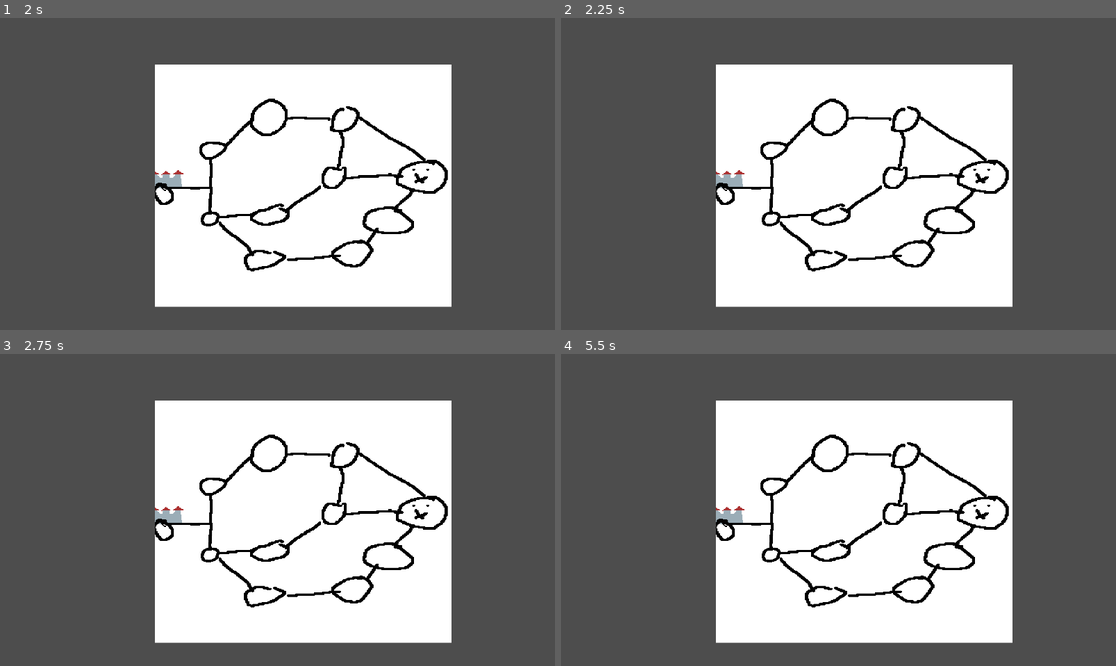
Above: before the commit, frames 1-4 (two rows, left to right).
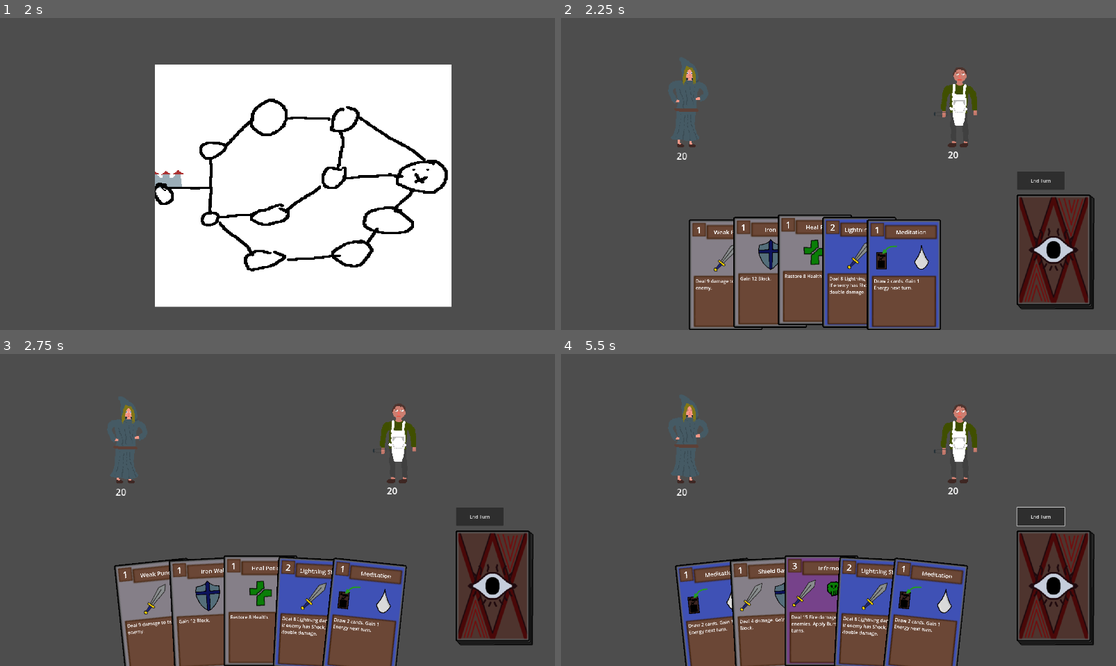
Above: after the commit, the same moments.

Repository: arch-jpg/eidsWi25
Game: Godot game, scene res://scenes/mainmenu/main_menu.tscn
The game is run twice, just before and just after one commit, with the same random seed, the same clock (stepped at 60 frames per second) and the same inputs.
Inputs (mouse positions are in pixels of both pictures, inside the frame that each line leads up to):
- Up to frame 1 (2 s): click "Play" at 0.5 s; click "Fight" at 1.25 s
- Up to frame 2 (2.25 s): tap Enter at 2 s; drag from (721, 195) to (832, 117) at 2.02 s
- Up to frame 3 (2.75 s): no input
- Up to frame 4 (5.5 s): click (1038, 516) at 2.75 s, where only the run after the commit has a clickable "End Turn"; click (1038, 516) at 3.5 s, where only the run after the commit has a clickable "End Turn"; click (1038, 516) at 4.25 s, where only the run after the commit has a clickable "End Turn"; drag from (771, 488) to (832, 550) at 5.02 s

Frame 1 is identical in both runs. In frame 2, 51% of the frame differs, in the area x 20-97%, y 14-100%; in frame 3, 52%; in frame 4, 52%.
Error before the commit: Invalid access to property or key 'last_completed_level' on a base object of type 'Dictionary'. (res://scenes/maps/level_selector.gd:38)

Commit message:
Added demage and death animation to milk boy, fixed assets folder

Diff:
--- a/scenes/character/main_char.tscn
+++ b/scenes/character/main_char.tscn
@@ -7,7 +7,7 @@
 [ext_resource type="Texture2D" uid="uid://cewos6aa314s" path="res://data/assets/main_char/main_char_death.png" id="3_4umod"]
 [ext_resource type="Texture2D" uid="uid://bq5jplesrqxb0" path="res://data/assets/main_char/main_char_attack_block.png" id="3_cb0vc"]
 [ext_resource type="Texture2D" uid="uid://nh40nbehbkc6" path="res://data/assets/main_char/main_char_attack_wait.png" id="4_cb0vc"]
-[ext_resource type="Script" uid="uid://dy51g0owxx216" path="res://scenes/character/playeranimation.gd" id="8_tnkco"]
+[ext_resource type="Script" uid="uid://dy51g0owxx216" path="res://scenes/character/main_char_animation.gd" id="8_tnkco"]
 
 [sub_resource type="AtlasTexture" id="AtlasTexture_cb0vc"]
 atlas = ExtResource("1_hu413")
--- a/scenes/character/milk_boy.tscn
+++ b/scenes/character/milk_boy.tscn
@@ -1,10 +1,16 @@
-[gd_scene load_steps=34 format=3 uid="uid://chw4fnjtesy7r"]
-
+[gd_scene load_steps=36 format=3 uid="uid://chw4fnjtesy7r"]
+
+[ext_resource type="Script" uid="uid://qf5wy44mikny" path="res://scenes/character/milk_boy_animation.gd" id="1_bt15b"]
 [ext_resource type="Texture2D" uid="uid://biolom87lmf7f" path="res://data/assets/milk_boy/milk_boy_attack.png" id="1_ebgtv"]
 [ext_resource type="Texture2D" uid="uid://duie8if37lfxa" path="res://data/assets/milk_boy/milk_boy_death.png" id="2_a6vxr"]
 [ext_resource type="Texture2D" uid="uid://c11k32qlc7qyh" path="res://data/assets/milk_boy/milk_boy_damage.png" id="2_bt15b"]
 [ext_resource type="Texture2D" uid="uid://bcpik738a5pn7" path="res://data/assets/milk_boy/milk_boy_idle.png" id="2_uulxx"]
 
+[sub_resource type="GDScript" id="GDScript_a6vxr"]
+script/source = "extends Sprite2D
+
+"
+
 [sub_resource type="AtlasTexture" id="AtlasTexture_a6vxr"]
 atlas = ExtResource("1_ebgtv")
 region = Rect2(0, 0, 160, 176)
@@ -147,7 +153,7 @@
 "duration": 1.0,
 "texture": SubResource("AtlasTexture_5eura")
 }],
-"loop": true,
+"loop": false,
 "name": &"attack",
 "speed": 4.0
 }, {
@@ -164,7 +170,7 @@
 "duration": 1.0,
 "texture": SubResource("AtlasTexture_bofoe")
 }],
-"loop": true,
+"loop": false,
 "name": &"damage",
 "speed": 4.0
 }, {
@@ -187,7 +193,7 @@
 "duration": 1.0,
 "texture": SubResource("AtlasTexture_gqn3w")
 }],
-"loop": true,
+"loop": false,
 "name": &"death",
 "speed": 5.0
 }, {
@@ -225,9 +231,13 @@
 }]
 
 [node name="Sprite2D" type="Sprite2D"]
+script = SubResource("GDScript_a6vxr")
 
 [node name="AnimatedSprite2D" type="AnimatedSprite2D" parent="."]
 position = Vector2(0, -72)
 sprite_frames = SubResource("SpriteFrames_yis3l")
-animation = &"idle"
+animation = &"attack"
 autoplay = "idle"
+script = ExtResource("1_bt15b")
+
+[connection signal="animation_finished" from="AnimatedSprite2D" to="AnimatedSprite2D" method="_on_animation_finished"]
--- /dev/null
+++ b/scenes/character/milk_boy_animation.gd
@@ -0,0 +1,8 @@
+extends AnimatedSprite2D
+
+
+func _on_animation_finished() -> void:
+	if self.animation == "death":
+		return
+	else:
+		play("idle")
--- a/scenes/fightscene/enemyHitbox.gd
+++ b/scenes/fightscene/enemyHitbox.gd
@@ -26,8 +26,11 @@
 			"damage":
 				_apply_damage(effect)
 func take_damage(amount):
+	get_parent().get_child(0).play("damage")
 	hp -= amount
 	if hp<=0:
+		get_parent().get_child(0).play("death")
+		await get_tree().create_timer(3.0).timeout
 		get_tree().change_scene_to_file("res://scenes/maps/map_01.tscn")
 	var hpbar = get_parent().get_node_or_null("enemyhp")
 	if hpbar:
--- a/scenes/maps/level_selector.gd
+++ b/scenes/maps/level_selector.gd
@@ -35,7 +35,8 @@
 	var save_data = load_save_data()
 
 	# Start-Level
-	if required_levels.size() == 0 and (save_data.has("last_completed_level") == null or save_data["last_completed_level"] == ""):
+	#  if required_levels.size() == 0 and (save_data.has("last_completed_level") == null or save_data["last_completed_level"] == ""):
+	if required_levels.size() == 0 and (not save_data.has("last_completed_level") or save_data.get("last_completed_level", "") == ""):
 		is_clickable = true
 		return
 
@@ -47,7 +48,9 @@
 	else:
 		is_clickable = false
 
-	if save_data.has("last_completed_level") and save_data["last_completed_level"].ends_with("XX"):
+	#  if save_data.has("last_completed_level") and save_data["last_completed_level"].ends_with("XX"):
+	var last_level = save_data.get("last_completed_level", "")
+	if last_level is String and last_level.ends_with("XX"):
 		is_clickable = false  # Bereits abgeschlossen
 		print("MAP ABGESCHLOSSEN: " + level_id)
 
--- a/scenes/maps/map_01.tscn
+++ b/scenes/maps/map_01.tscn
@@ -1,6 +1,6 @@
 [gd_scene load_steps=4 format=3 uid="uid://3g4um632negx"]
 
-[ext_resource type="Texture2D" uid="uid://dvldctg0tisb" path="res://assets/maps/map_01.png" id="1_hsmnc"]
+[ext_resource type="Texture2D" uid="uid://dvldctg0tisb" path="res://data/assets/maps/map_01.png" id="1_bepxa"]
 [ext_resource type="Script" uid="uid://d1iy62j446sxg" path="res://scenes/maps/level_selector.gd" id="2_bepxa"]
 
 [sub_resource type="CircleShape2D" id="CircleShape2D_bepxa"]
@@ -11,7 +11,7 @@
 [node name="Sprite2D" type="Sprite2D" parent="."]
 position = Vector2(1049, 580)
 scale = Vector2(2.00635, 1.6377)
-texture = ExtResource("1_hsmnc")
+texture = ExtResource("1_bepxa")
 
 [node name="Lvl100" type="Area2D" parent="Sprite2D"]
 position = Vector2(-240.736, 21.3715)
Renamed: assets/maps/map_01.png -> data/assets/maps/map_01.png
Not shown, changed: data/assets/maps/map_01.png.import
Renamed: scenes/character/playeranimation.gd -> scenes/character/main_char_animation.gd
Renamed: scenes/character/playeranimation.gd.uid -> scenes/character/main_char_animation.gd.uid
Not shown, added: scenes/character/milk_boy_animation.gd.uid
